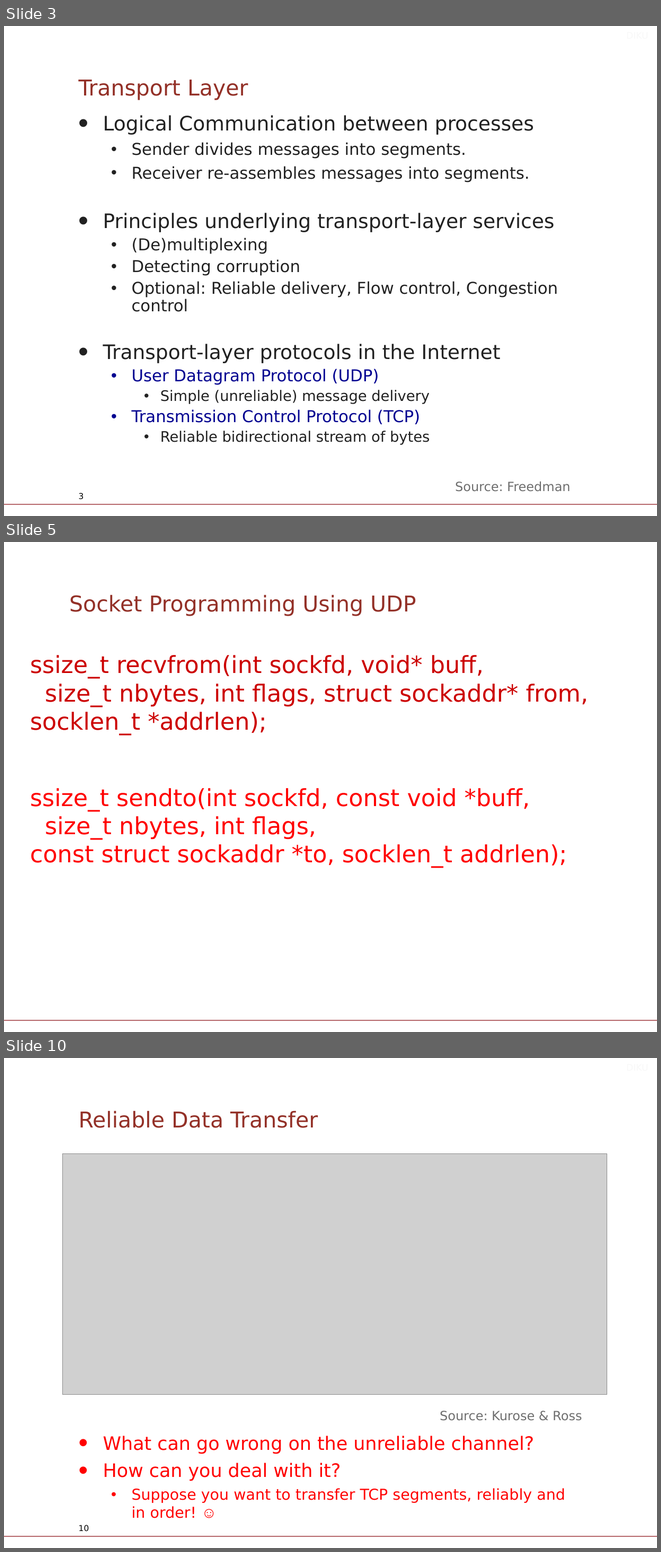
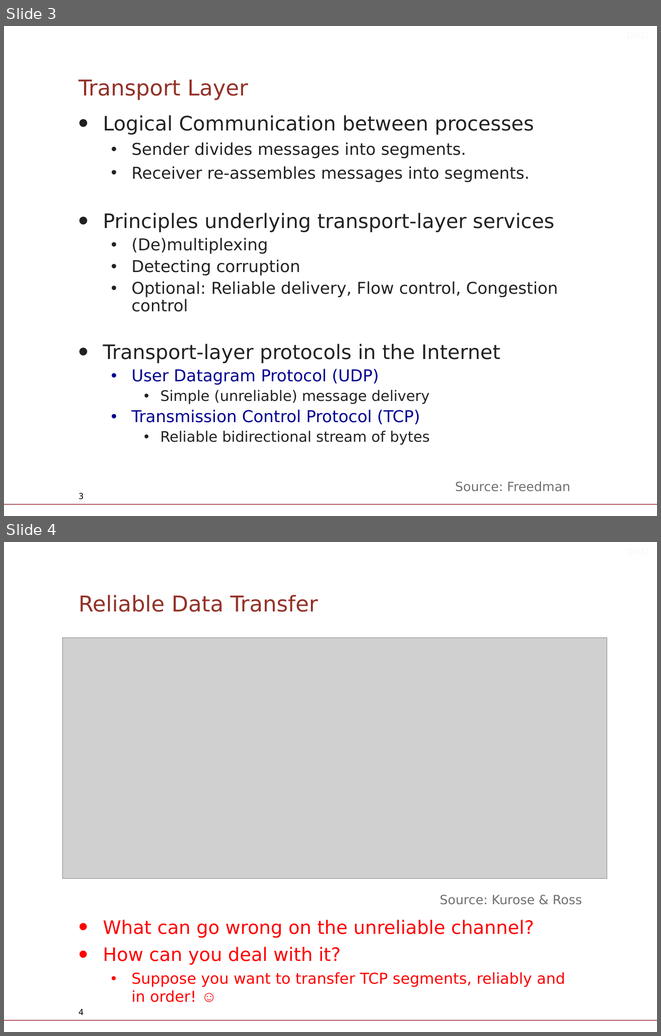
Before and after one commit to Legenden84/compSys-e2022-pub_fork, a slide deck: lectures/221109_tcp_and_reliable_communication/slides.odp. Shown one above the other, each under a label of ours: slides 3, 5 and 10 before the commit, slides 3 and 4 after it; the slides between them are not shown. The pictures are 661x1552 and 661x1036 pixels, drawn with LibreOffice and Linux fonts; fonts in the diff are those of the drawing; grey boxes stand for pictures; background and template pictures are left out. Boxes give left, top, right and bottom in pixels: in the first picture for what was removed or moved away, otherwise in the second. Text is boxed around its words. In the diff, an @@ line names an element or a change of style, - is before the commit and + after.

```diff
--- a/lectures/221109_tcp_and_reliable_communication/slides.odp
+++ b/lectures/221109_tcp_and_reliable_communication/slides.odp
@@ slide 5 removed at [4, 542, 657, 1032], background #FFFFFF; not listed: 1 template element that a slide beside it also shows @@
@@ title removed at [69, 594, 416, 616] @@
-Socket Programming Using UDP
@@ text removed at [30, 655, 589, 867] @@
-ssize_t recvfrom(int sockfd, void* buff, size_t nbytes, int flags, struct sockaddr* from, socklen_t *addrlen);
-ssize_t sendto(int sockfd, const void *buff, size_t nbytes, int flags, const struct sockaddr *to, socklen_t addrlen);
@@ what was slide 10 is now slide 4 @@
@@ page number at [79, 1008, 84, 1015]: text changed @@
-10
+4
```
Also in this commit, not shown: 9 slides changed, 5 other slides removed, 1 other file.
